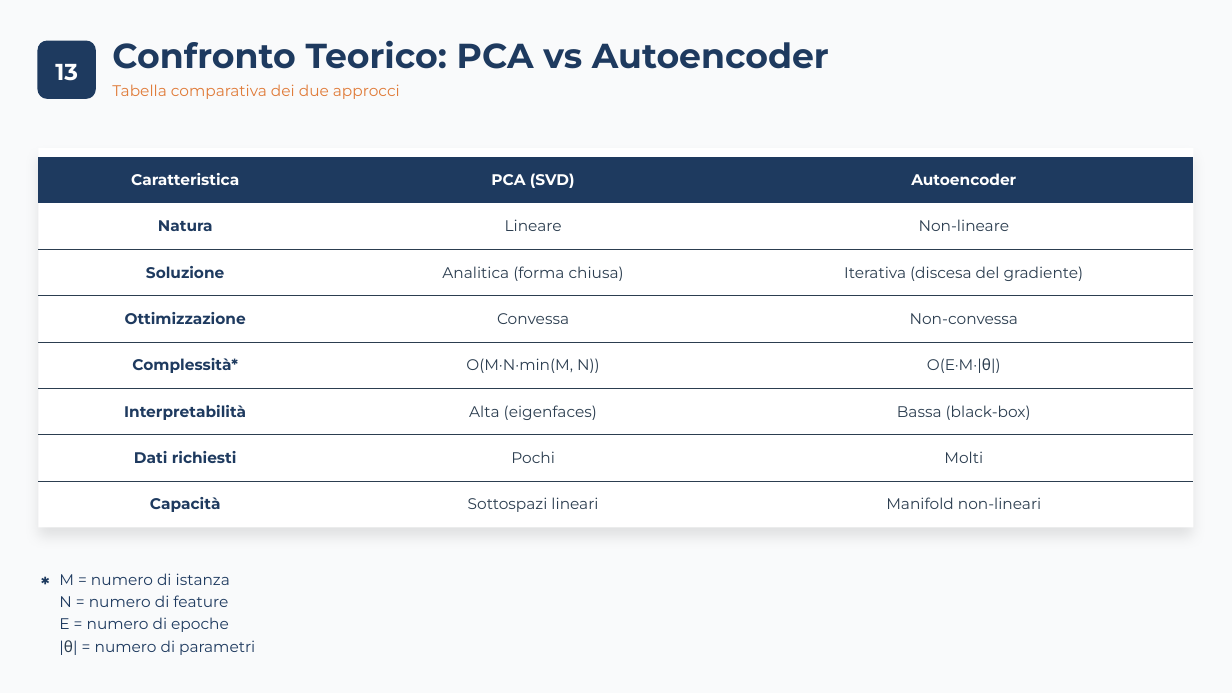
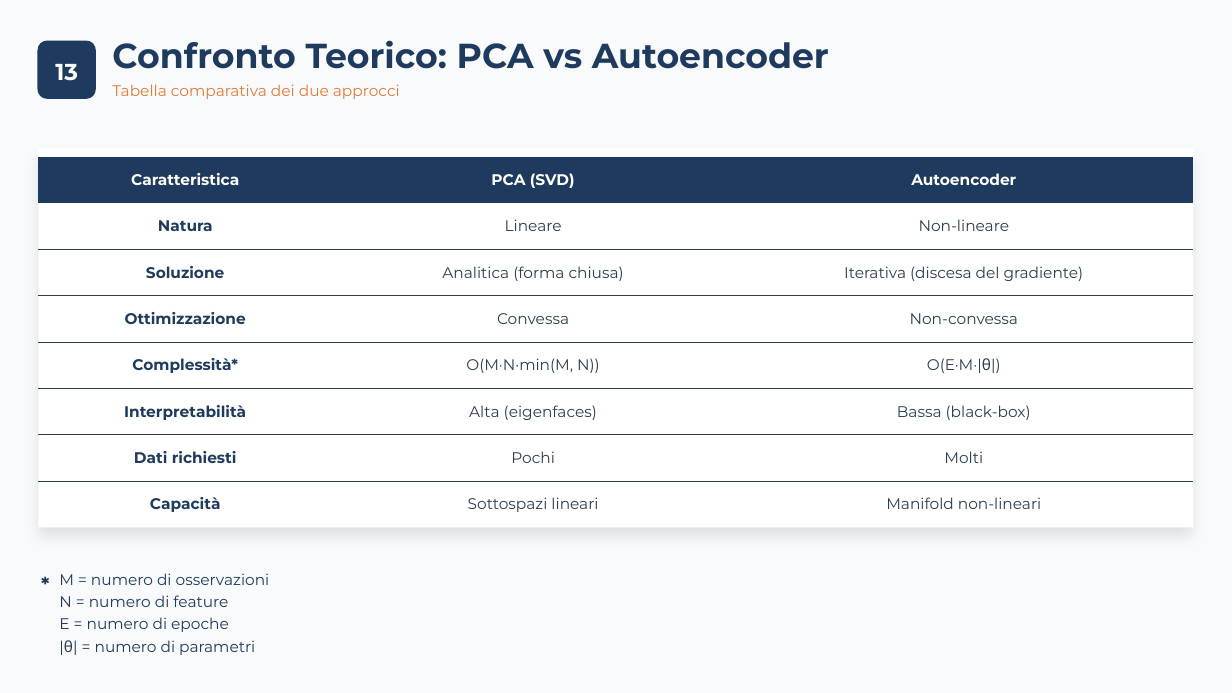
Before and after one commit to carrieroroberto/face-recognition-dimensionality-reduction, a slide deck: slide 15 of results/presentation/Carriero, Leone - Analisi Comparativa per Riduzione Dimensionale, Approccio Lineare e Non-Lineare per Riconoscimento e Verifica Facciale.pptx. Drawn at 1232x693 pixels with LibreOffice and Linux fonts; fonts in the diff are those of the drawing. Boxes give left, top, right and bottom in pixels: in the first picture for what was removed or moved away, otherwise in the second. Text is boxed around its words. In the diff, an @@ line names an element or a change of style, - is before the commit and + after.

```diff
--- a/results/presentation/Carriero, Leone - Analisi Comparativa per Riduzione Dimensionale, Approccio Lineare e Non-Lineare per Riconoscimento e Verifica Facciale.pptx
+++ b/results/presentation/Carriero, Leone - Analisi Comparativa per Riduzione Dimensionale, Approccio Lineare e Non-Lineare per Riconoscimento e Verifica Facciale.pptx
@@ text at (59, 573, 270, 585): text changed @@
-M = numero di istanza
+M = numero di osservazioni
```
Also in this commit, not shown: 3 other slides changed, 1 other file.
